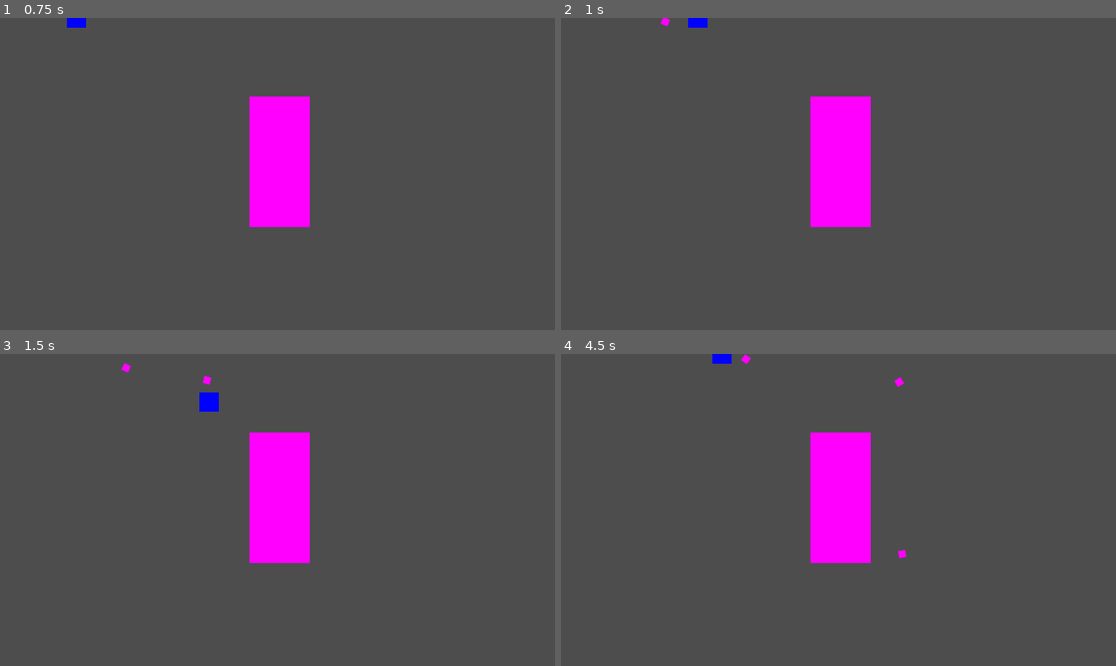
Above: before the commit, frames 1-4 (two rows, left to right).
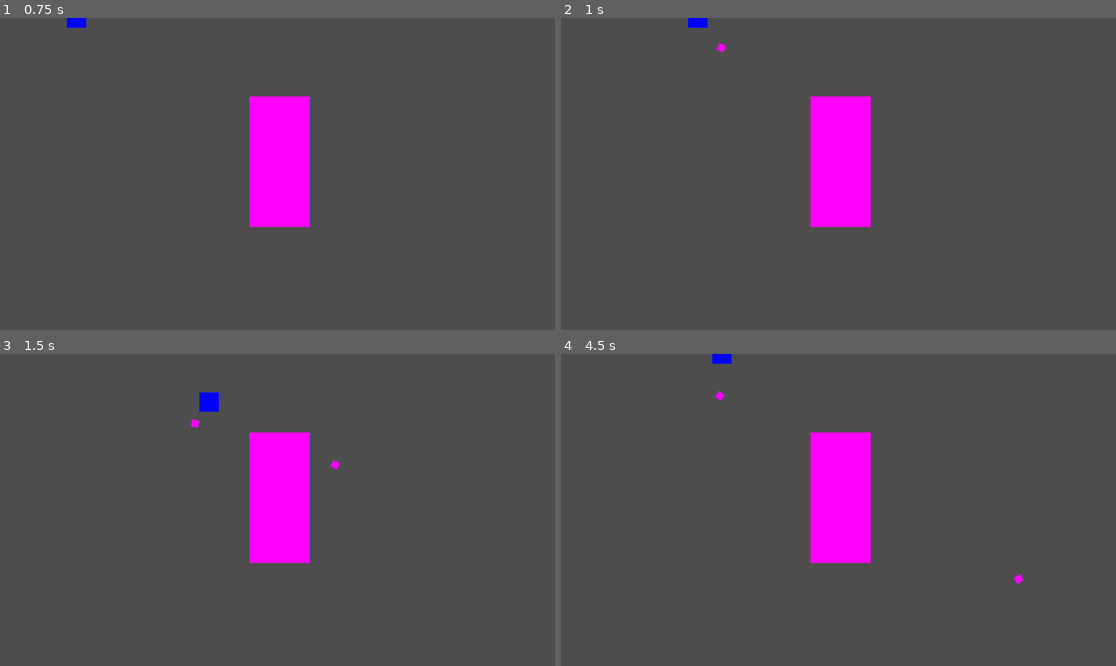
Above: after the commit, the same moments.

Repository: FlashBash21/9Lives
Game: Godot game, scene res://Scenes/Areas/world_manager.tscn
Same seed, same stepped clock (60 frames per second), same inputs: the game is played once before the commit and once after it.
Inputs (mouse positions are in pixels of both pictures, inside the frame that each line leads up to):
- Up to frame 1 (0.75 s): tap Enter (ui_accept) at 0.5 s; move the mouse to (399, 158) at 0.52 s; hold D (move_right) from 0.53 s (still down); tap Space (dash) at 0.6 s
- Up to frame 2 (1 s): keep holding D (move_right); tap Enter (ui_accept) at 0.77 s; click (960, 158) at 0.8 s
- Up to frame 3 (1.5 s): move the mouse to (166, 525) at 1.27 s; release D (move_right) at 1.28 s; hold S (move_down) from 1.28 s (still down); click (166, 525) at 1.35 s
- Up to frame 4 (4.5 s): tap Enter (ui_accept) at 1.52, 3.02, 3.77 s; tap Space (dash) at 1.55, 2.1, 3.05, 3.6 s; move the mouse to (894, 441) at 2.02 s; release S (move_down) at 2.03 s; hold D (move_right) 2.03-2.78 s; click (894, 441) at 2.3 s; move the mouse to (810, 572) at 2.77 s; hold W (move_up) 2.78-3.53 s; click (810, 572) at 2.85 s; move the mouse to (1005, 556) at 3.52 s; hold A (move_left) from 3.53 s (still down); click (1005, 556) at 3.8 s; move the mouse to (672, 463) at 4.27 s; click (672, 463) at 4.35 s

Frame 1 is identical in both runs. In frame 2, less than 0.1% of the frame differs, in the area x 17-30%, y 0-12%; in frame 3, 0.1%; in frame 4, 0.2%, in the area x 27-84%, y 0-74%.

Commit message:
Small Edits

Diff:
--- a/Scripts/Abilities/basic_projectile_ability.gd
+++ b/Scripts/Abilities/basic_projectile_ability.gd
@@ -8,7 +8,6 @@
 
 
 func execute(args: Dictionary) -> void:
-	print("BANG")
 	var entity = args["entity"] as Entity
 	var speed = args["speed"] as float
 	var direction = args["direction"] as Vector2
--- a/Scripts/Entities/player.gd
+++ b/Scripts/Entities/player.gd
@@ -28,7 +28,7 @@
 	move_and_slide()
 
 	#projectile ability
-	if(Input.is_action_just_pressed("shoot")): basic_projectile_ability.execute(({"entity" = self, "speed" = 100, "direction" = dir,
+	if(Input.is_action_just_pressed("shoot")): basic_projectile_ability.execute(({"entity" = self, "speed" = 800, "direction" = dir,
 									"cooldown" = 5, "damage" = 5}))
 
 func apply_damage(ammount: int) -> void:
